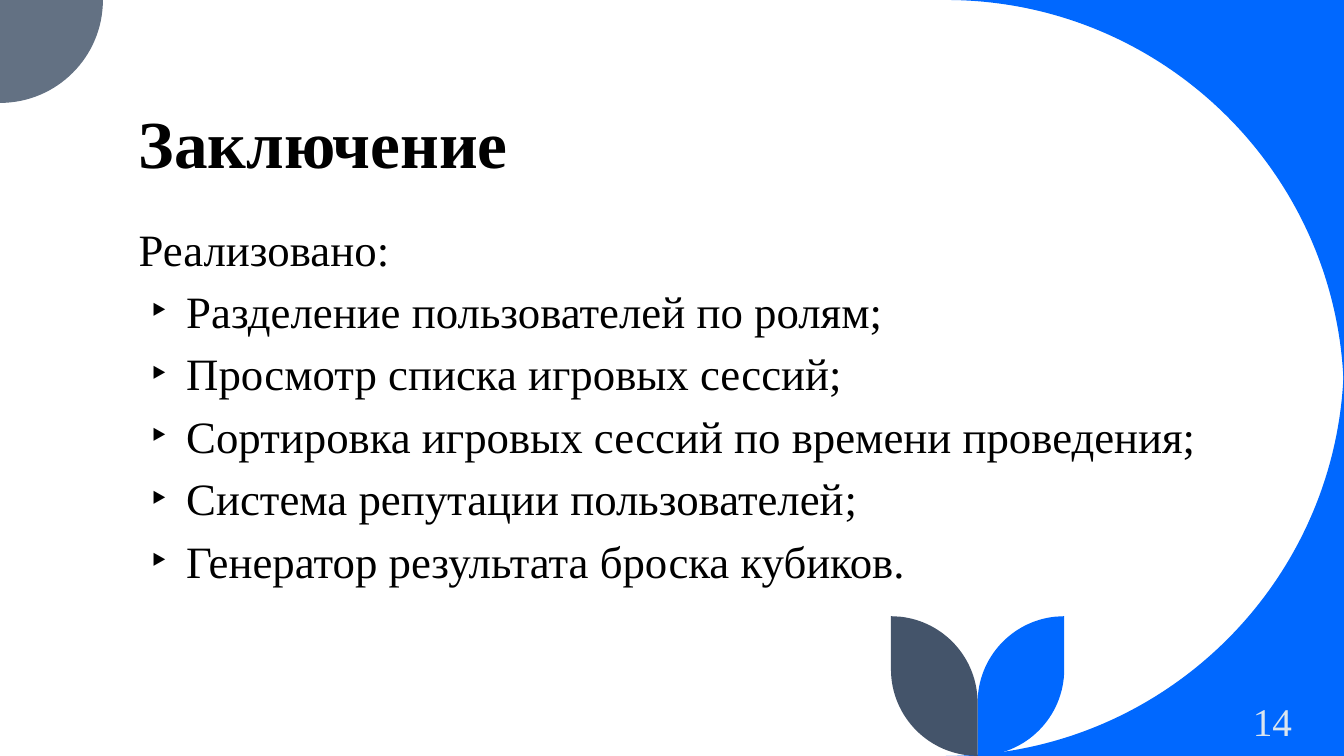
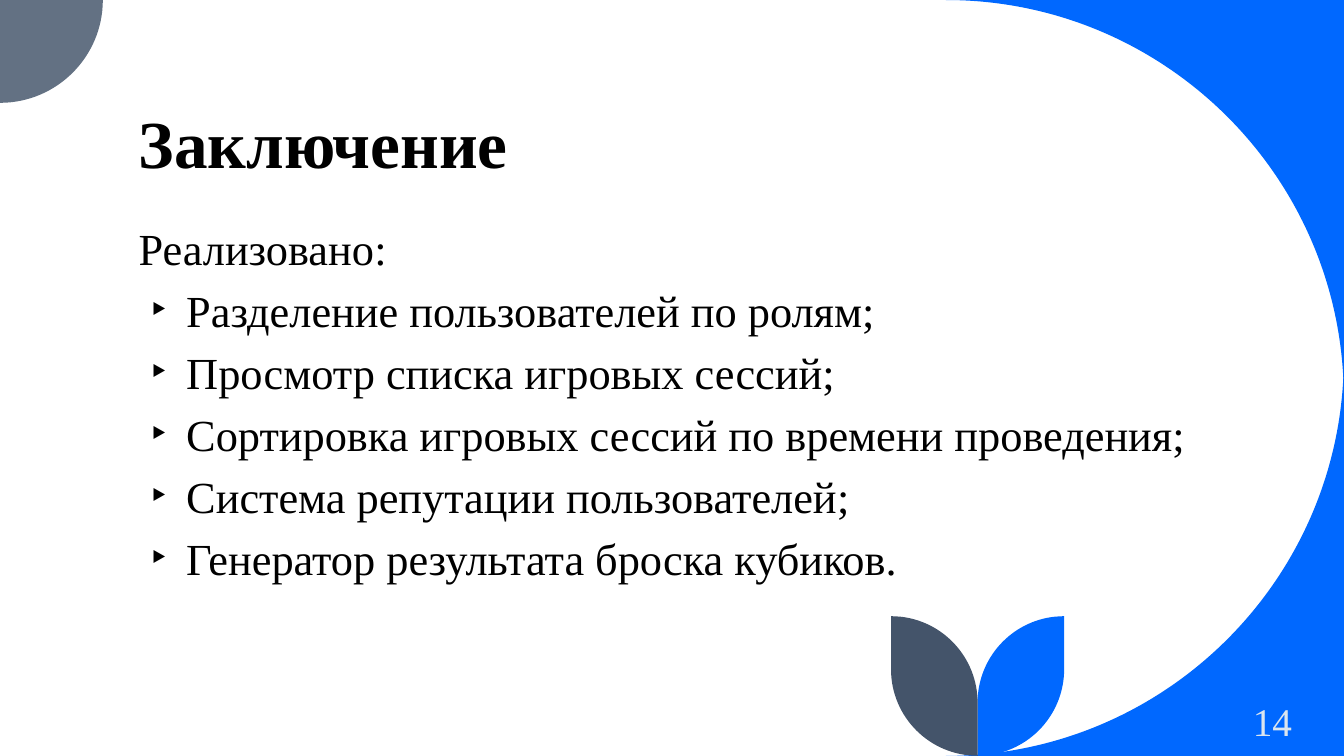
Before and after one commit to TeaProphet/TP-5.1-3, a slide deck: slide 14 of documentation/Презентация Onboard.pptx. Drawn at 1344x756 pixels with LibreOffice and Linux fonts; fonts in the diff are those of the drawing. Boxes give left, top, right and bottom in pixels: in the first picture for what was removed or moved away, otherwise in the second. Text is boxed around its words. In the diff, an @@ line names an element or a change of style, - is before the commit and + after.

```diff
--- a/documentation/Презентация Onboard.pptx
+++ b/documentation/Презентация Onboard.pptx
@@ freeform shape at (946, 0, 1344, 398): outline redrawn @@
@@ text "Реализовано:" at (139, 236, 1184, 584): size 32 to 31.7 pt; indent changed @@
@@ freeform shape at (946, 358, 1344, 756): outline redrawn @@
```
Also in this commit, not shown: 13 other slides changed.
